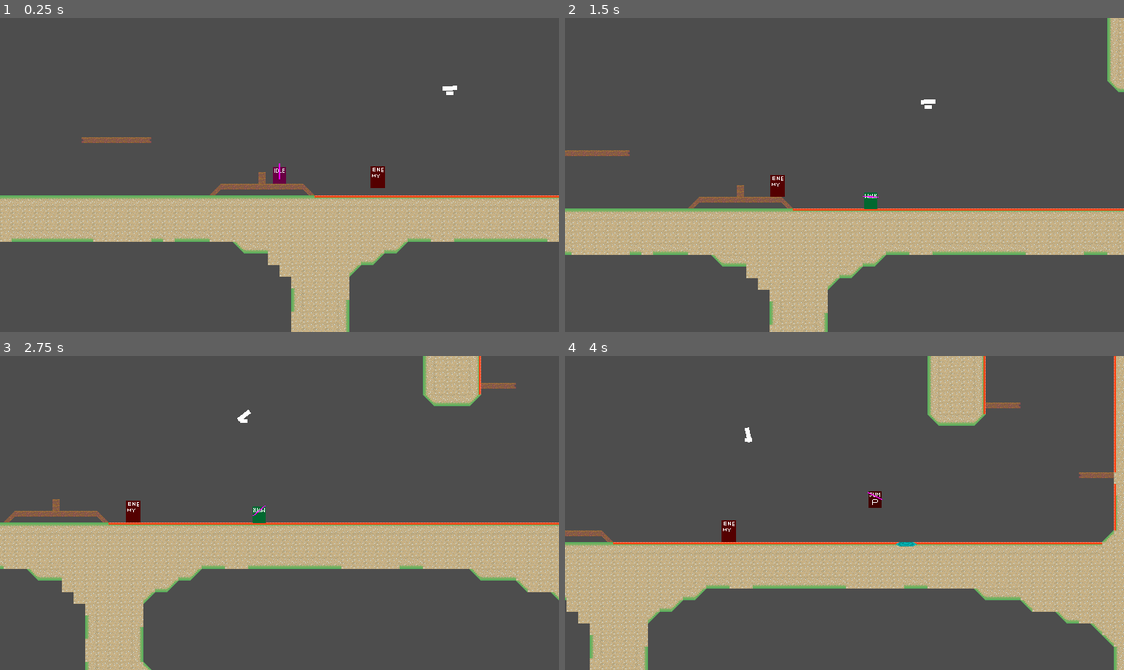
Above: before the commit, frames 1-4 (two rows, left to right).
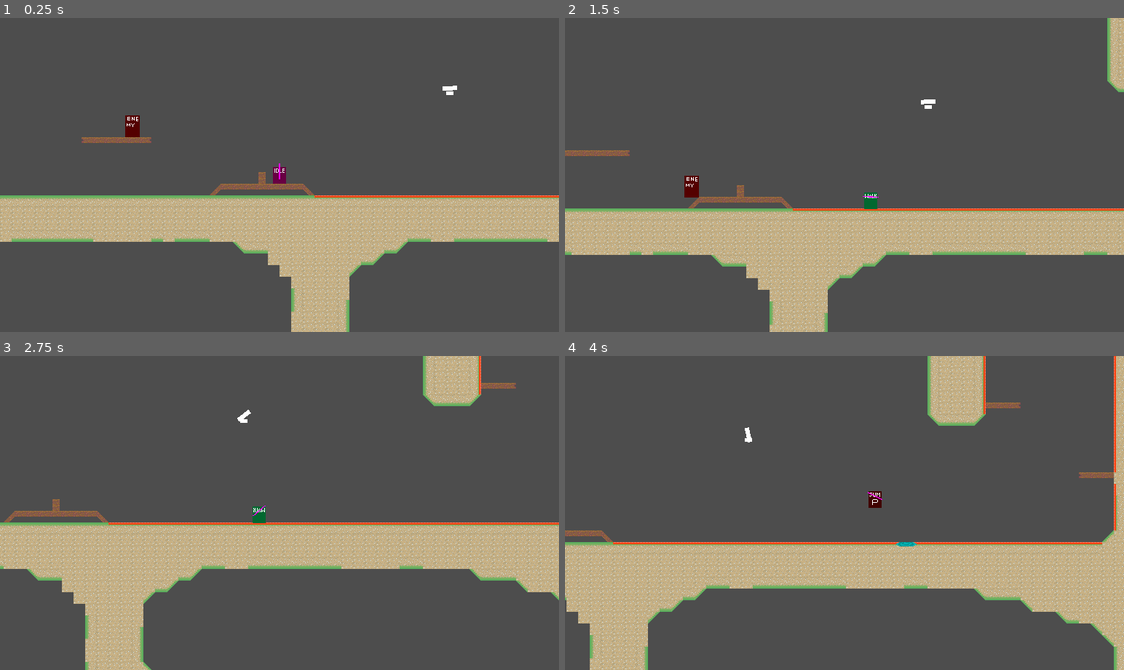
Above: after the commit, the same moments.

Repository: haruo-gabriel/portal2d
Game: Godot game, scene res://levels/test.tscn
Same seed, same stepped clock (60 frames per second), same inputs: the game is played once before the commit and once after it.
Inputs (mouse positions are in pixels of both pictures, inside the frame that each line leads up to):
- Up to frame 1 (0.25 s): no input
- Up to frame 2 (1.5 s): move the mouse to (967, 159) at 0.52 s; hold Shift (crouch) 0.53-1.28 s; hold D (move_right) from 0.53 s (still down); tap Space (jump) at 0.77 s; move the mouse to (732, 190) at 1.27 s; click (732, 190) at 1.35 s
- Up to frame 3 (2.75 s): tap Space (jump) at 1.52 s; move the mouse to (335, 443) at 2.02 s; release D (move_right) at 2.03 s; hold A (move_left) from 2.03 s (still down); right-click (335, 443) at 2.1 s
- Up to frame 4 (4 s): move the mouse to (816, 575) at 2.77 s; release A (move_left) at 2.78 s; hold D (move_right) from 2.78 s (still down); tap Shift (crouch) at 2.85 s; tap Space (jump) at 3.02, 3.77 s; move the mouse to (1012, 560) at 3.52 s; click (1012, 560) at 3.6 s

The runs differ from the first frame. In frame 1, 0.4% of the frame differs, in the area x 22-69%, y 31-55%; in frame 2, 0.4%; in frame 3, 0.2%; in frame 4, 0.2%.

Commit message:
Mving around functions and new var
`can_fall` determined whether the enemy can fall off ledges

Diff:
--- a/godot project/characters/moving_enemy/scripts/moving_enemy.gd
+++ b/godot project/characters/moving_enemy/scripts/moving_enemy.gd
@@ -1,6 +1,8 @@
 
 class_name MovingEnemy
 extends CharacterBody2D
+
+@export var can_fall: bool = false
 
 @onready var can_see_floor: RayCast2D = $FloorCaster
 
--- /dev/null
+++ b/godot project/characters/moving_enemy/scripts/states/chasing.gd
@@ -0,0 +1,11 @@
+extends MovingEnemyState
+
+
+# Called when the node enters the scene tree for the first time.
+func _ready():
+	pass # Replace with function body.
+
+
+# Called every frame. 'delta' is the elapsed time since the previous frame.
+func _process(delta):
+	pass
--- a/godot project/characters/moving_enemy/scripts/states/searching.gd
+++ b/godot project/characters/moving_enemy/scripts/states/searching.gd
@@ -5,7 +5,7 @@
 
 func should_flip(delta: float) -> bool:
 
-	if not entity.can_see_floor.is_colliding():
+	if not entity.can_fall and not entity.can_see_floor.is_colliding():
 		return true
 
 	var collision: KinematicCollision2D = entity.move_and_collide(Vector2(entity.velocity.x * delta, 0), true)
--- a/godot project/levels/test.tscn
+++ b/godot project/levels/test.tscn
@@ -15,7 +15,7 @@
 layer_1/name = "Portal"
 layer_1/tile_data = PackedInt32Array(-2162534, 196608, 1073741827, -2228070, 196608, 1073741827, -2293606, 196608, 1073 …(8189 unchanged characters)…
 
-[node name="Player" parent="." instance=ExtResource("2_qkb2h")]
+[node name="Player" parent="." groups=["MovingEnemyTarget"] instance=ExtResource("2_qkb2h")]
 position = Vector2(1920, -352)
 
 [node name="Turret" parent="." instance=ExtResource("3_5hl13")]
@@ -26,4 +26,5 @@
 rotation_speed = 0.02
 
 [node name="MovingEnemy" parent="." instance=ExtResource("4_wb3jp")]
-position = Vector2(2072, -390)
+position = Vector2(1695, -453)
+can_fall = true
